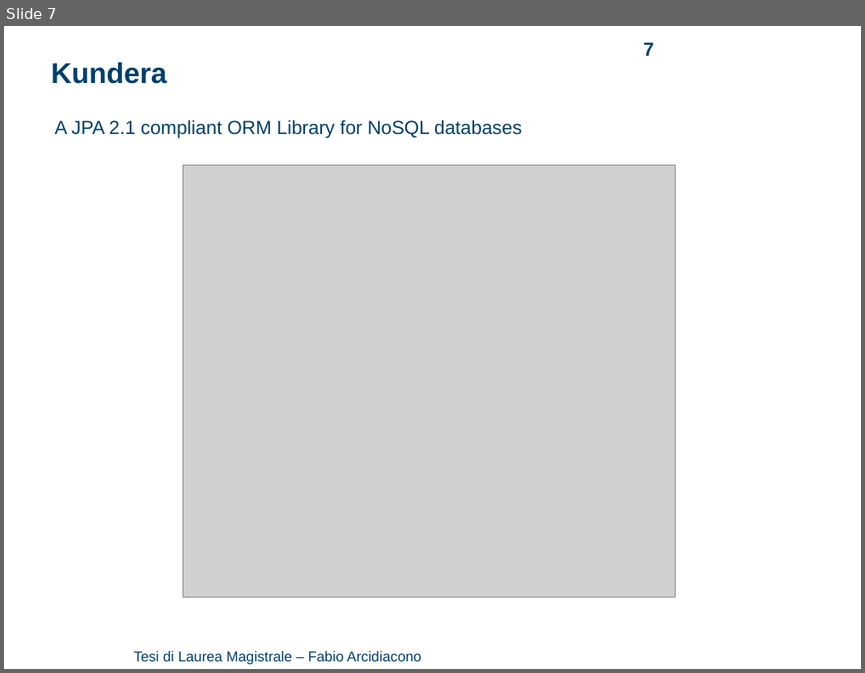
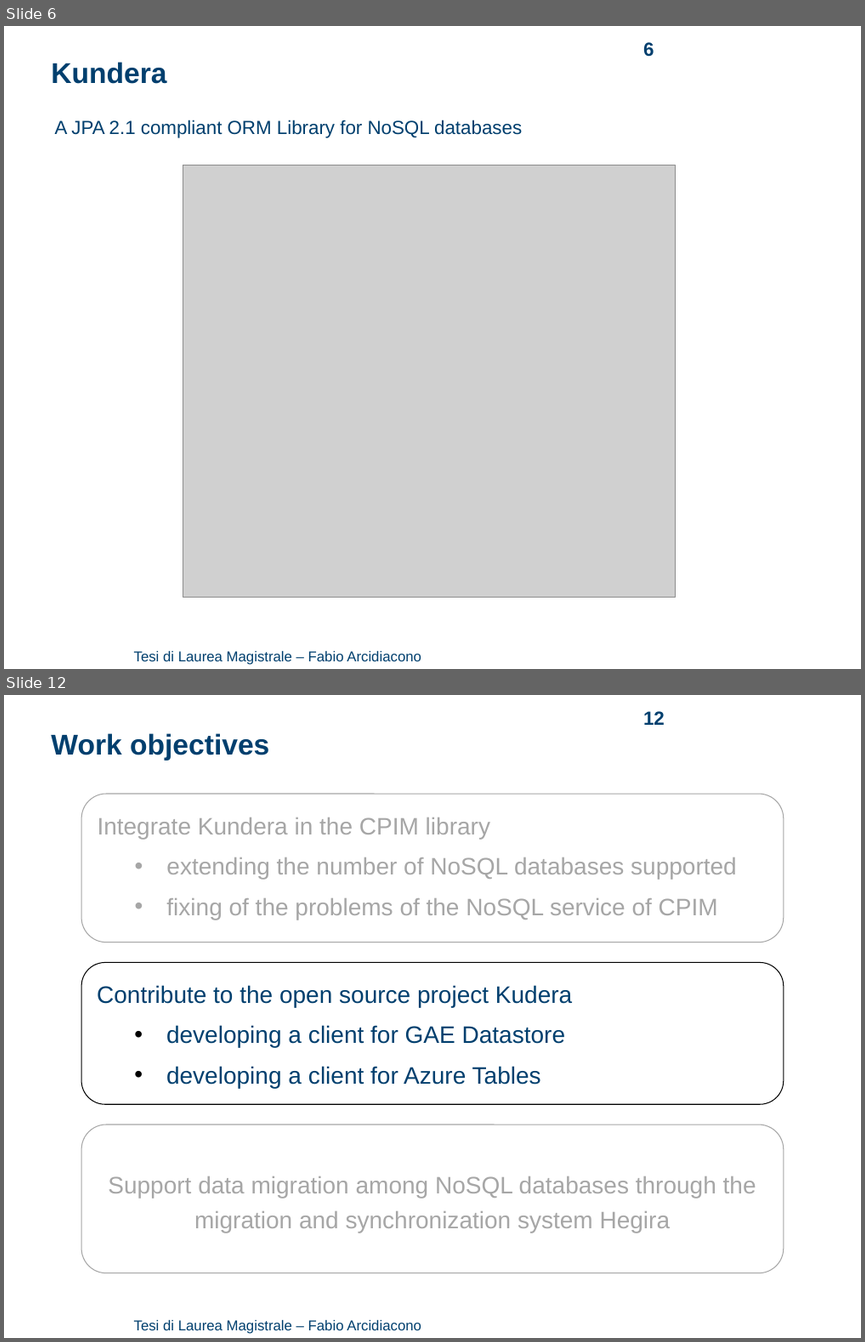
Before and after one commit to arci/thesis, a slide deck: presentation/ThesisPresentation.ppt. Shown one above the other, each under a label of ours: slide 7 before the commit, slides 6 and 12 after it; the slides between them are not shown. The pictures are 865x673 and 865x1342 pixels, drawn with LibreOffice and Linux fonts; fonts in the diff are those of the drawing; grey boxes stand for pictures; background and template pictures are left out. Boxes give left, top, right and bottom in pixels: in the first picture for what was removed or moved away, otherwise in the second. Text is boxed around its words. In the diff, an @@ line names an element or a change of style, - is before the commit and + after.

```diff
--- a/presentation/ThesisPresentation.ppt
+++ b/presentation/ThesisPresentation.ppt
@@ slide 12 added at (x1=4, y1=695, x2=861, y2=1338), background #FFFFFF; not listed: 1 template element that a slide beside it also shows @@
@@ page number added at (x1=643, y1=711, x2=664, y2=725), 16 pt, text #003F6E, bold @@
+12
@@ text added at (x1=51, y1=733, x2=269, y2=760), 24 pt, text #003F6E, bold @@
+Work objectives
@@ rounded rectangle added at (x1=81, y1=794, x2=783, y2=941), fill #FFFFFF, outline #A6A6A6 0.74 pt, 20 pt, text #A6A6A6 @@
+Integrate Kundera in the CPIM library
+  • extending the number of NoSQL databases supported
+  • fixing of the problems of the NoSQL service of CPIM
@@ rounded rectangle added at (x1=81, y1=962, x2=783, y2=1104), fill #FFFFFF, outline #000000 0.74 pt, 20 pt, text #003F6E @@
+Contribute to the open source project Kudera
+  • developing a client for GAE Datastore
+  • developing a client for Azure Tables
@@ rounded rectangle added at (x1=81, y1=1124, x2=783, y2=1272), fill #FFFFFF, outline #A6A6A6 0.74 pt, 20 pt, text #A6A6A6 @@
+Support data migration among NoSQL databases through the migration and synchronization system Hegira
@@ what was slide 7 is now slide 6 @@
@@ page number at (x1=643, y1=42, x2=653, y2=56): text changed @@
-7
+6
```
Also in this commit, not shown: 12 slides changed, 11 other slides added, 1 slide removed, 14 other files.
